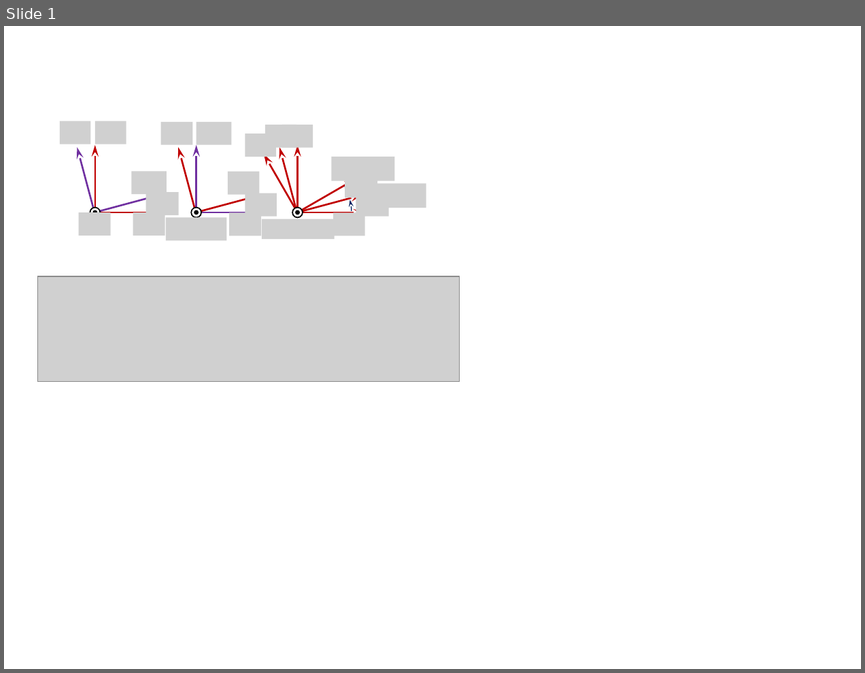
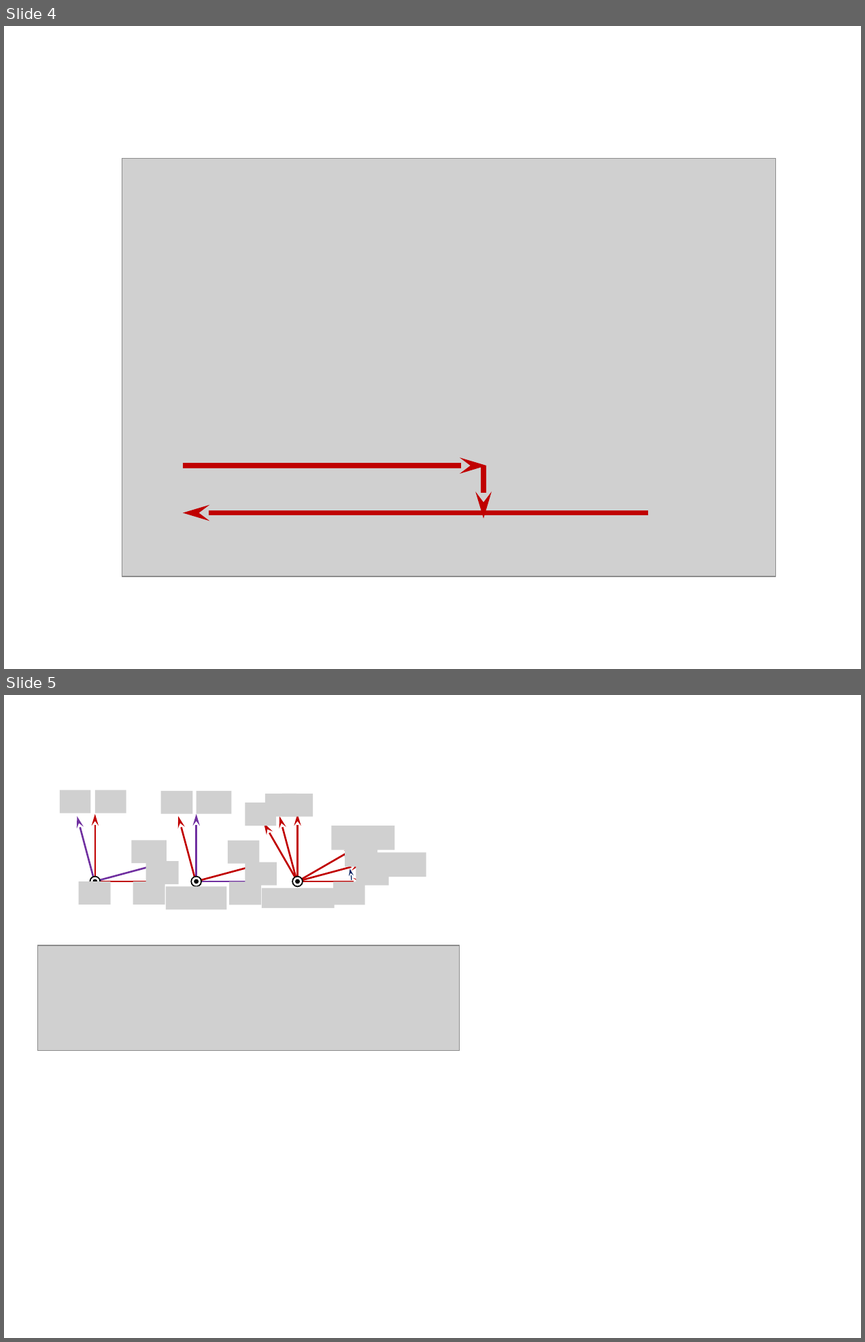
Before and after one commit to xpessoles/Cy_03_PSI_ConceptionCommande, a slide deck: Chapitre_01_Correction/TD_PI/Cy_03_01_TD_PI_01_MC2E/images/Figures.pptx. Shown one above the other, each under a label of ours: slide 1 before the commit, slides 4 and 5 after it. The pictures are 865x673 and 865x1342 pixels, drawn with LibreOffice and Linux fonts; fonts in the diff are those of the drawing; grey boxes stand for pictures. Boxes give left, top, right and bottom in pixels: in the first picture for what was removed or moved away, otherwise in the second. Text is boxed around its words. In the diff, an @@ line names an element or a change of style, - is before the commit and + after.

```diff
--- a/Chapitre_01_Correction/TD_PI/Cy_03_01_TD_PI_01_MC2E/images/Figures.pptx
+++ b/Chapitre_01_Correction/TD_PI/Cy_03_01_TD_PI_01_MC2E/images/Figures.pptx
@@ slide 4 added at bbox=[4, 26, 861, 669], background #FFFFFF @@
@@ picture added at bbox=[122, 159, 776, 577] @@
@@ picture added at bbox=[188, 427, 254, 461] @@
@@ arrow added from (183, 465) to (486, 465), #C00000 4.5 pt @@
@@ arrow added from (484, 465) to (484, 518), #C00000 4.5 pt @@
@@ arrow added from (649, 513) to (183, 513), #C00000 4.5 pt @@
@@ what was slide 1 is now slide 5 @@
```
Also in this commit, not shown: 3 other slides added, 7 other files.
